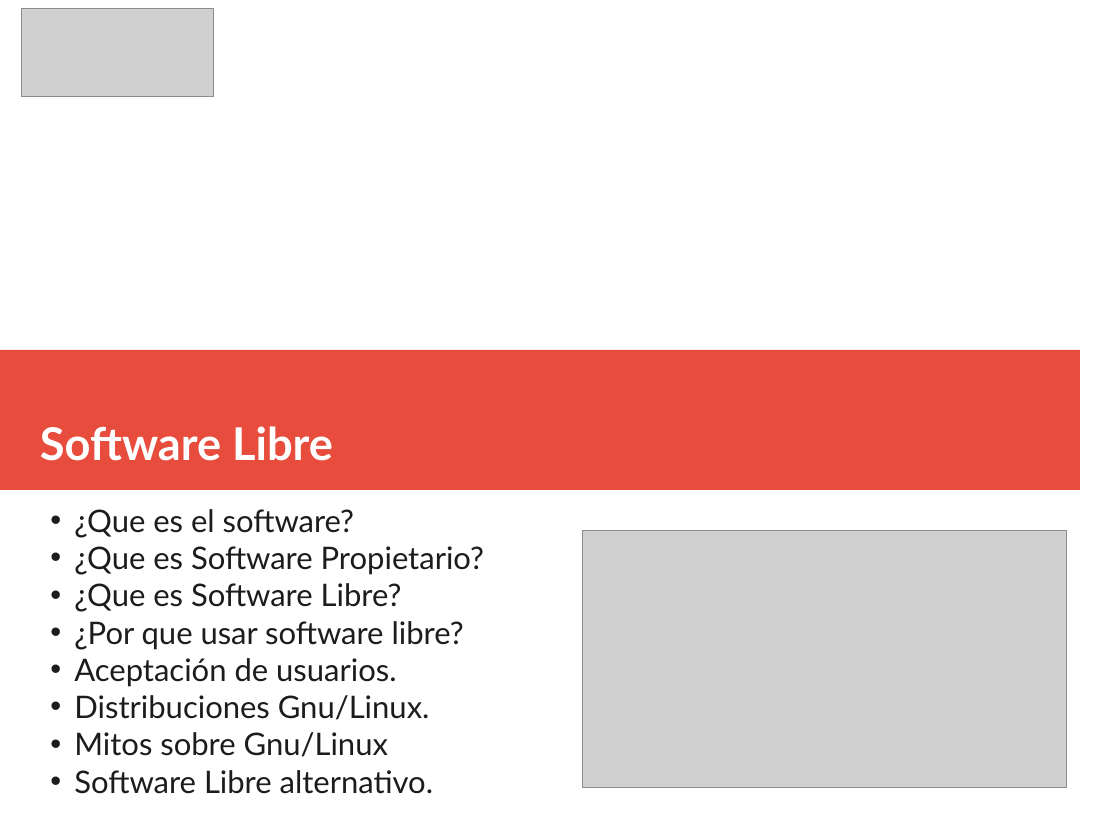
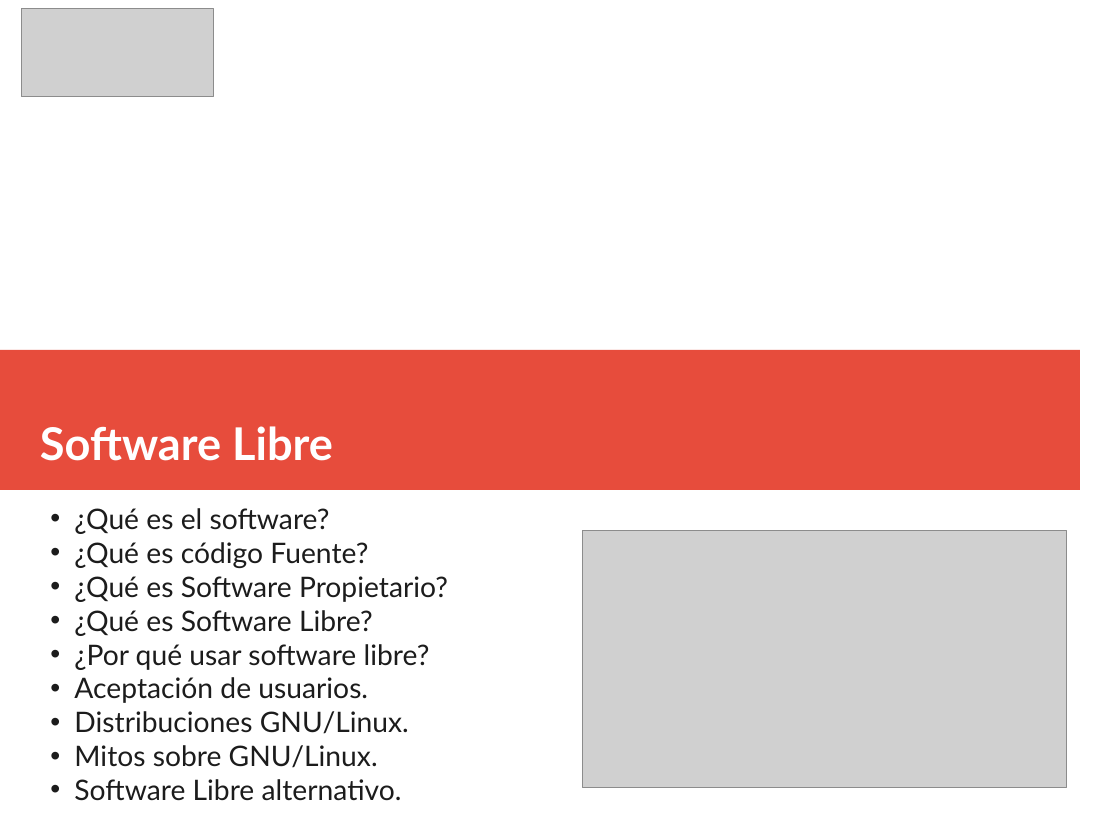
Before and after one commit to gacsnic/exposicion-software-libre, a slide deck: slide 1 of sotfwarelibre.pptx. Drawn at 1120x840 pixels with LibreOffice and Linux fonts; fonts in the diff are those of the drawing; grey boxes stand for pictures. Boxes give left, top, right and bottom in pixels: in the first picture for what was removed or moved away, otherwise in the second. Text is boxed around its words. In the diff, an @@ line names an element or a change of style, - is before the commit and + after.

Commit message:
Se agrega tema ¿Qué es el codigo fuente? y se corrigen ortografias

```diff
--- a/sotfwarelibre.pptx
+++ b/sotfwarelibre.pptx
@@ text at bbox=[74, 508, 448, 670]: text changed; size 22 to 20 pt @@
-• ¿Que es el software?
-• ¿Que es Software Propietario?
-• ¿Que es Software Libre?
-• ¿Por que usar software libre?
+• ¿Qué es el software?
+• ¿Qué es código Fuente?
+• ¿Qué es Software Propietario?
+• ¿Qué es Software Libre?
+• ¿Por qué usar software libre?
@@ text at bbox=[74, 677, 402, 801]: size 22 to 20 pt in "Aceptación de usuarios.", "Software Libre alternativo." @@
@@ text at bbox=[74, 711, 409, 768]: text changed; size 22 to 20 pt @@
-• Distribuciones Gnu/Linux.
-• Mitos sobre Gnu/Linux
+• Distribuciones GNU/Linux.
+• Mitos sobre GNU/Linux.
```
Also in this commit, not shown: 6 other slides changed, 1 slide added, 3 other files.
